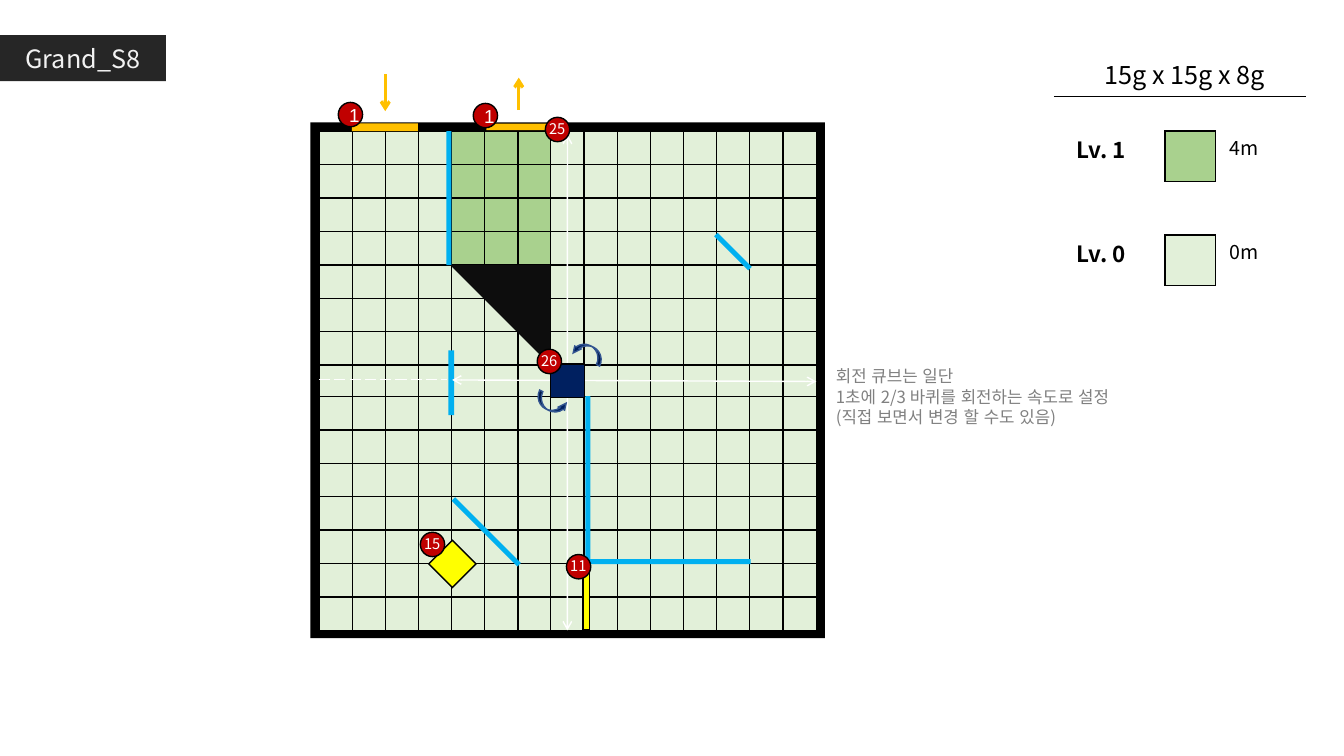
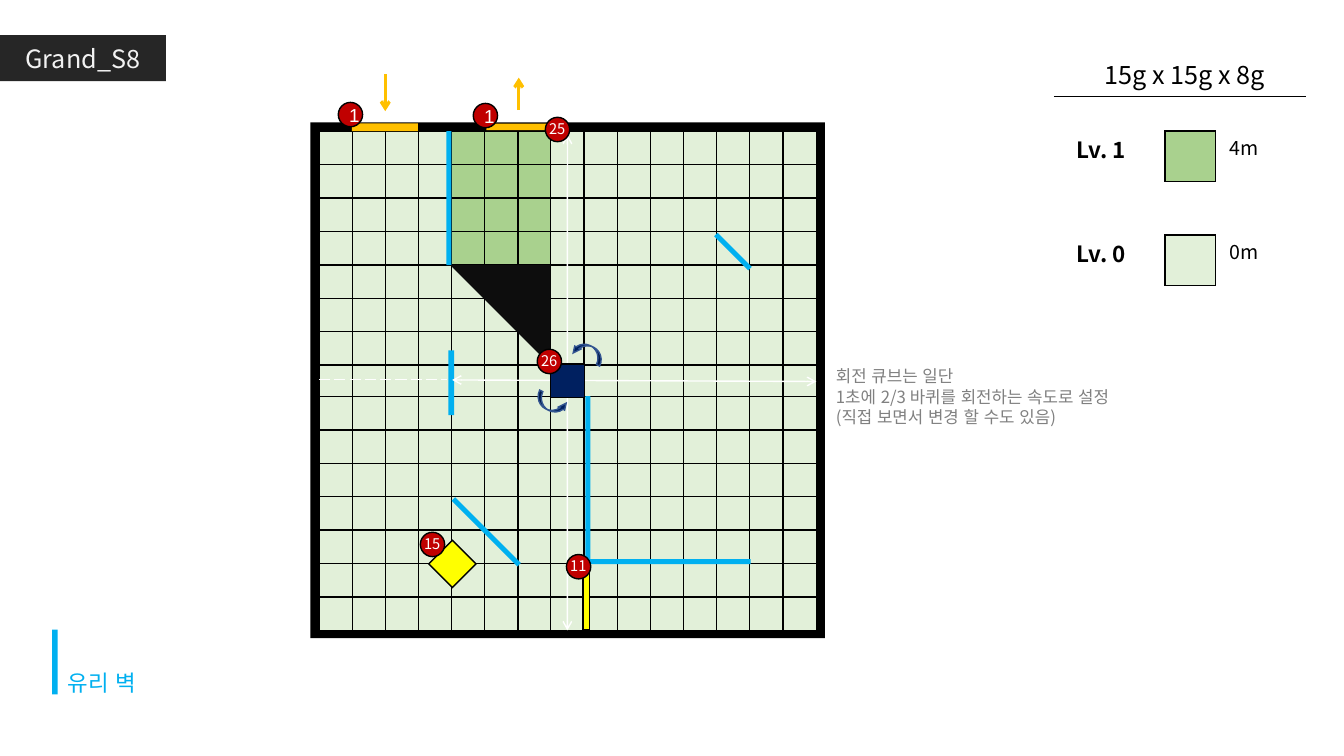
Before and after one commit to GGMGangsterHamster/GangsterHamster, a slide deck: slide 11 of Documents/Grand_Stage.pptx. Drawn at 1344x756 pixels with LibreOffice and Linux fonts; fonts in the diff are those of the drawing. Boxes give left, top, right and bottom in pixels: in the first picture for what was removed or moved away, otherwise in the second. Text is boxed around its words. In the diff, an @@ line names an element or a change of style, - is before the commit and + after.

Commit message:
그랜드 스테이지 문서 업뎃

```diff
--- a/Documents/Grand_Stage.pptx
+++ b/Documents/Grand_Stage.pptx
@@ rectangle added at box(52, 630, 58, 695), fill #00B0F0 @@
@@ text added at box(68, 672, 136, 693), 16 pt, text #00B0F0 @@
+유리 벽
```
